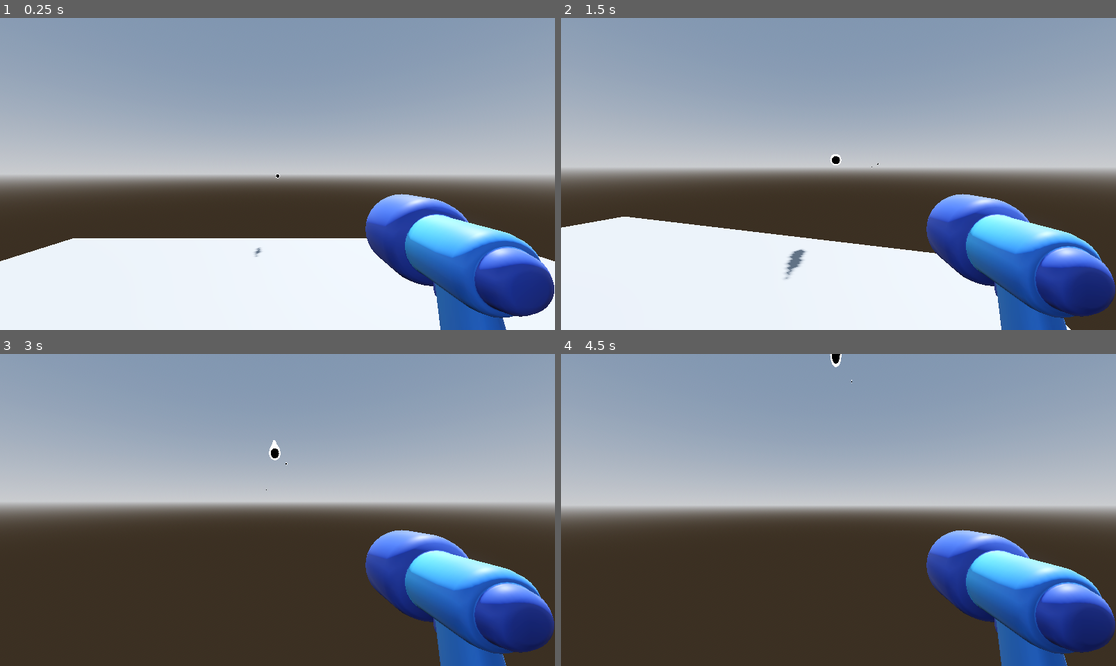
Above: before the commit, frames 1-4 (two rows, left to right).
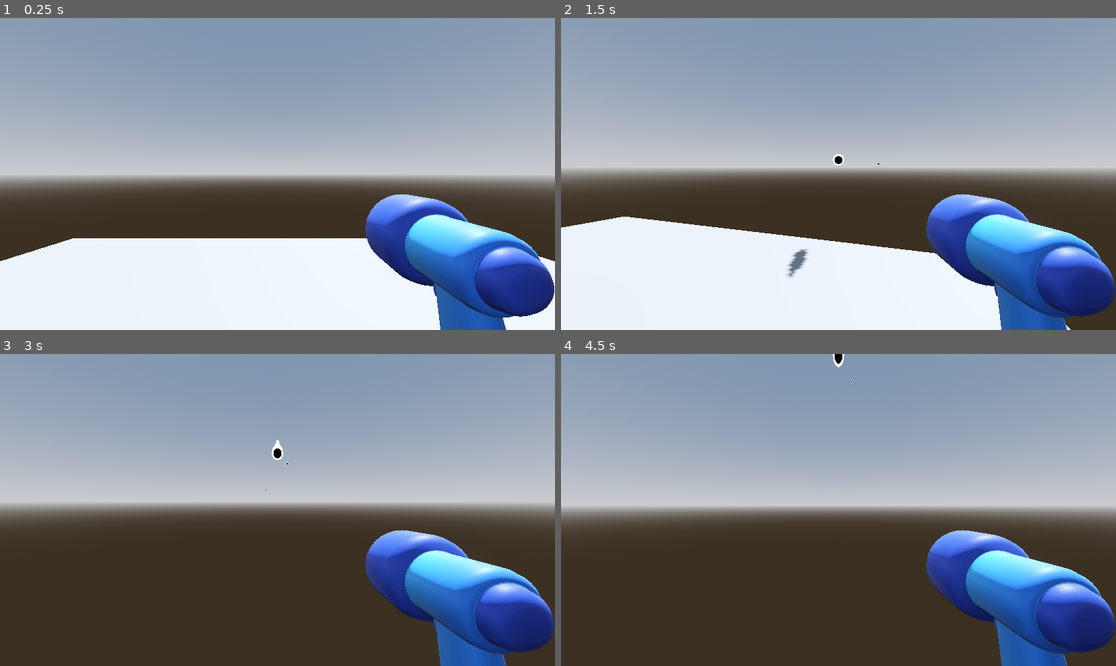
Above: after the commit, the same moments.

Repository: SoanGlengan/3dgame
Game: Godot game, scene res://game.tscn
The game is run twice, just before and just after one commit, with the same random seed, the same clock (stepped at 60 frames per second) and the same inputs.
Inputs (mouse positions are in pixels of both pictures, inside the frame that each line leads up to):
- Up to frame 1 (0.25 s): no input
- Up to frame 2 (1.5 s): tap Enter (ui_accept) at 0.5, 0.77 s; move the mouse to (960, 158) at 0.52 s; hold D (right) 0.53-1.28 s; click (960, 158) at 0.6 s; move the mouse to (810, 174) at 1.27 s; hold W (forward) from 1.28 s (still down); click (810, 174) at 1.35 s
- Up to frame 3 (3 s): keep holding W (forward); tap Enter (ui_accept) at 1.52 s; move the mouse to (288, 503) at 2.02 s; click (288, 503) at 2.1 s; move the mouse to (271, 516) at 2.77 s; click (271, 516) at 2.85 s
- Up to frame 4 (4.5 s): keep holding W (forward); tap Enter (ui_accept) at 3.02, 3.5, 3.77, 4.25 s; move the mouse to (877, 513) at 3.52 s; click (877, 513) at 3.6 s; move the mouse to (794, 506) at 4.27 s; click (794, 506) at 4.35 s

The runs differ from the first frame. In frame 1, less than 0.1% of the frame differs, in the area x 45-51%, y 49-77%; in frame 2, 0.2%, in the area x 40-58%, y 43-84%; in frame 3, less than 0.1%; in frame 4, less than 0.1%.

Commit message:
remove goofy ahh bullet

Diff:
--- a/character.tscn
+++ b/character.tscn
@@ -2,7 +2,6 @@
 
 [ext_resource type="Script" uid="uid://dqcehcdwv22wt" path="res://player.gd" id="1_glpr6"]
 [ext_resource type="PackedScene" uid="uid://clsvuqe3axmr" path="res://simple_gun/gun_model.glb" id="2_pjt0s"]
-[ext_resource type="PackedScene" uid="uid://b0k53xmi3jdvf" path="res://bullet_3d.tscn" id="3_wa5vi"]
 
 [sub_resource type="ProceduralSkyMaterial" id="ProceduralSkyMaterial_vu45j"]
 sky_horizon_color = Color(0.66224277, 0.6717428, 0.6867428, 1)
@@ -50,7 +49,4 @@
 transform = Transform3D(-0.75328743, 0, 0.02015974, 0, 0.75355715, 0, -0.02015974, 0, -0.75328743, 0.7969867, -0.37999976, -0.9564758)
 
 [node name="Marker3D" type="Marker3D" parent="CharacterBody3D/Neck/Camera3D" unique_id=45284053]
-transform = Transform3D(-4.371139e-08, 0, 1, 0, 1, 0, -1, 0, -4.371139e-08, -0.0537799, -0.048086047, -0.8218195)
-
-[node name="bullet3d" parent="CharacterBody3D/Neck/Camera3D/Marker3D" unique_id=1342251384 instance=ExtResource("3_wa5vi")]
-transform = Transform3D(0.001221753, 0, 0.4999985, 0, 0.5, 0, -0.4999985, 0, 0.001221753, 0, 1.5245247, -1.2080163)
+transform = Transform3D(-4.371139e-08, 0, 1, 0, 1, 0, -1, 0, -4.371139e-08, 0, -0.048, -0.822)
